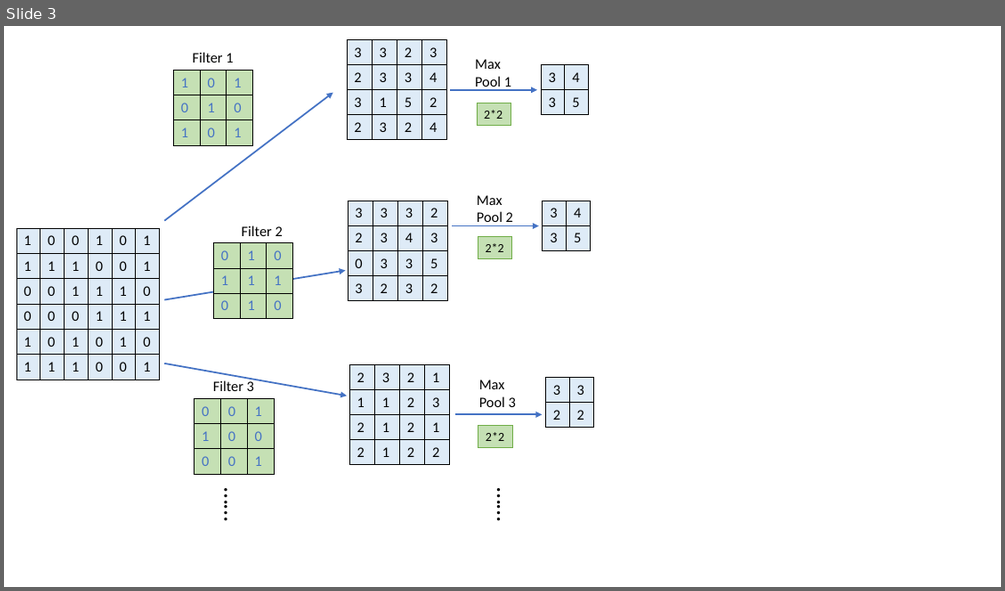
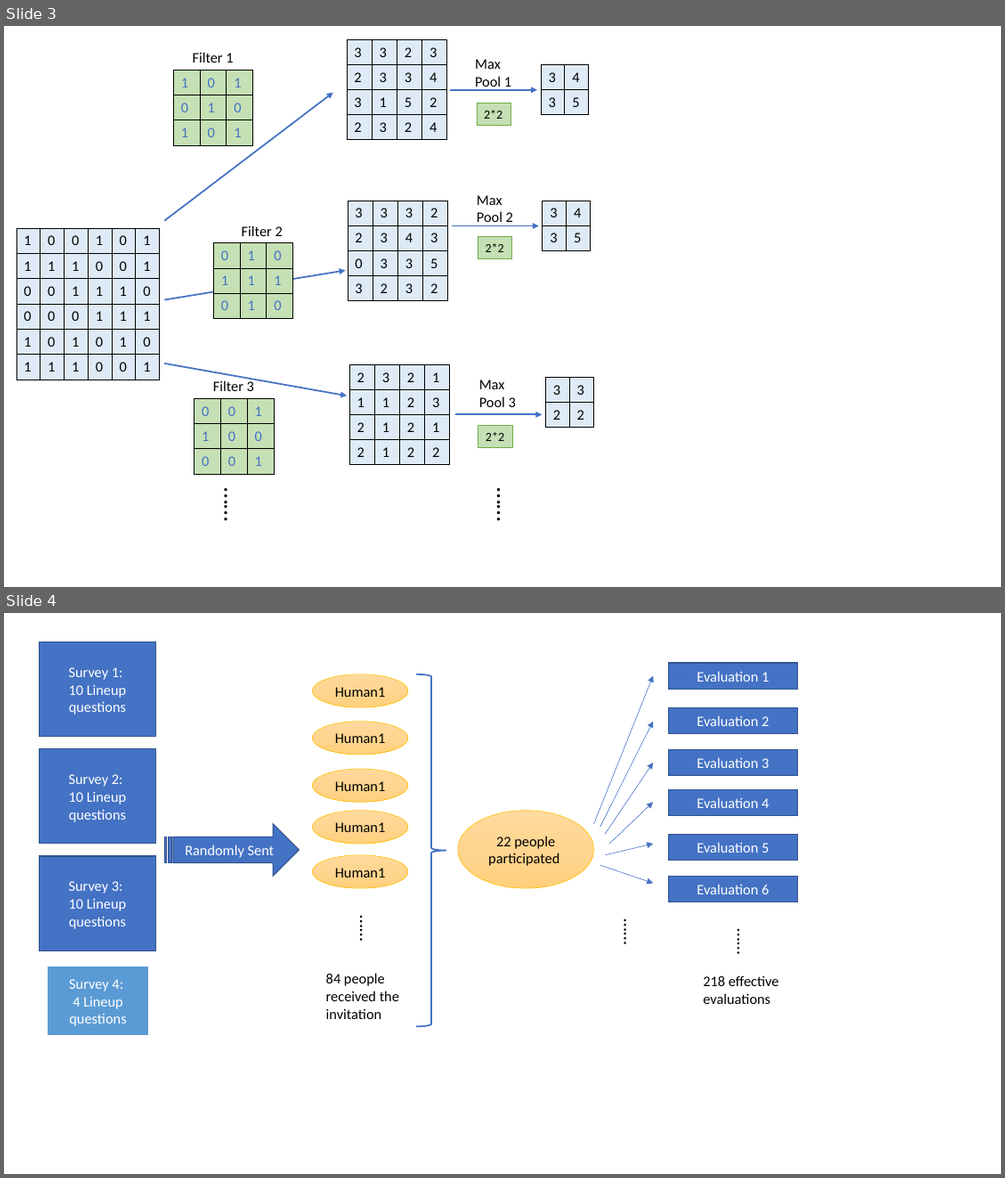
Before and after one commit to shuofan18/ETF5550, a slide deck: diagrams.pptx. Shown one above the other, each under a label of ours: slide 3 before the commit, slides 3 and 4 after it. The pictures are 1005x591 and 1005x1178 pixels, drawn with LibreOffice and Linux fonts; fonts in the diff are those of the drawing. Boxes give left, top, right and bottom in pixels: in the first picture for what was removed or moved away, otherwise in the second. Text is boxed around its words. In the diff, an @@ line names an element or a change of style, - is before the commit and + after.

```diff
--- a/diagrams.pptx
+++ b/diagrams.pptx
@@ slide 4 added at [4,613,1001,1174], background #FFFFFF @@
@@ rectangle added at [39,642,156,737], fill #4472C4, outline #325491 1 pt, 14 pt, text #FFFFFF @@
+Survey 1:
+10 Lineup questions
@@ rectangle added at [669,663,797,690], fill #4472C4, outline #325491 1 pt, 14 pt, text #FFFFFF @@
+Evaluation 1
@@ ellipse added at [312,674,408,707], fill gradient #FFDB9E to #FFD590 to #FFD07C, outline #FFC000 0.5 pt, 14 pt, text #000000 @@
+Human1
@@ right brace added at [416,674,446,1027], outline #4472C4 1.5 pt @@
@@ arrow added from (594, 824) to (653, 676), #4472C4 0.5 pt @@
@@ rectangle added at [669,707,797,733], fill #4472C4, outline #325491 1 pt, 14 pt, text #FFFFFF @@
+Evaluation 2
@@ ellipse added at [312,722,408,755], fill gradient #FFDB9E to #FFD590 to #FFD07C, outline #FFC000 0.5 pt, 14 pt, text #000000 @@
+Human1
@@ arrow added from (600, 827) to (653, 722), #4472C4 0.5 pt @@
@@ rectangle added at [39,749,156,844], fill #4472C4, outline #325491 1 pt, 14 pt, text #FFFFFF @@
+Survey 2:
+10 Lineup questions
@@ ellipse added at [312,769,408,802], fill gradient #FFDB9E to #FFD590 to #FFD07C, outline #FFC000 0.5 pt, 14 pt, text #000000 @@
+Human1
@@ arrow added from (605, 835) to (653, 763), #4472C4 0.5 pt @@
@@ rectangle added at [669,750,797,776], fill #4472C4, outline #325491 1 pt, 14 pt, text #FFFFFF @@
+Evaluation 3
@@ rectangle added at [669,789,797,816], fill #4472C4, outline #325491 1 pt, 14 pt, text #FFFFFF @@
+Evaluation 4
@@ striped right arrow added at [165,824,299,876], fill #4472C4, outline #325491 1 pt, 14 pt, text #FFFFFF @@
+Randomly Sent
@@ ellipse added at [312,811,408,844], fill gradient #FFDB9E to #FFD590 to #FFD07C, outline #FFC000 0.5 pt, 14 pt, text #000000 @@
+Human1
@@ ellipse added at [458,811,594,888], fill gradient #FFDB9E to #FFD590 to #FFD07C, outline #FFC000 0.5 pt, 14 pt, text #000000 @@
+22 people participated
@@ arrow added from (610, 844) to (653, 803), #4472C4 0.5 pt @@
@@ arrow added from (606, 855) to (653, 844), #4472C4 0.5 pt @@
@@ rectangle added at [669,835,797,860], fill #4472C4, outline #325491 1 pt, 14 pt, text #FFFFFF @@
+Evaluation 5
@@ rectangle added at [39,856,156,950], fill #4472C4, outline #325491 1 pt, 14 pt, text #FFFFFF @@
+Survey 3:
+10 Lineup questions
@@ ellipse added at [312,855,408,888], fill gradient #FFDB9E to #FFD590 to #FFD07C, outline #FFC000 0.5 pt, 14 pt, text #000000 @@
+Human1
@@ arrow added from (600, 865) to (653, 883), #4472C4 0.5 pt @@
@@ rectangle added at [669,876,797,902], fill #4472C4, outline #325491 1 pt, 14 pt, text #FFFFFF @@
+Evaluation 6
@@ text added at [353,908,382,966], 18 pt, text #000000 @@
+……
@@ text added at [616,911,647,970], 18 pt, text #000000 @@
+……
@@ text added at [730,921,760,980], 18 pt, text #000000 @@
+……
@@ rectangle added at [47,966,150,1036], fill #5B9BD5, outline #FFFFFF 1.5 pt, 14 pt, text #FFFFFF @@
+Survey 4:
+4 Lineup questions
@@ text added at [326,973,399,1019], 14 pt, text #000000 @@
+84 people received the invitation
@@ text added at [703,975,779,1004], 14 pt, text #000000 @@
+218 effective evaluations
```
Also in this commit, not shown: 1 slide changed, 1 other file.
